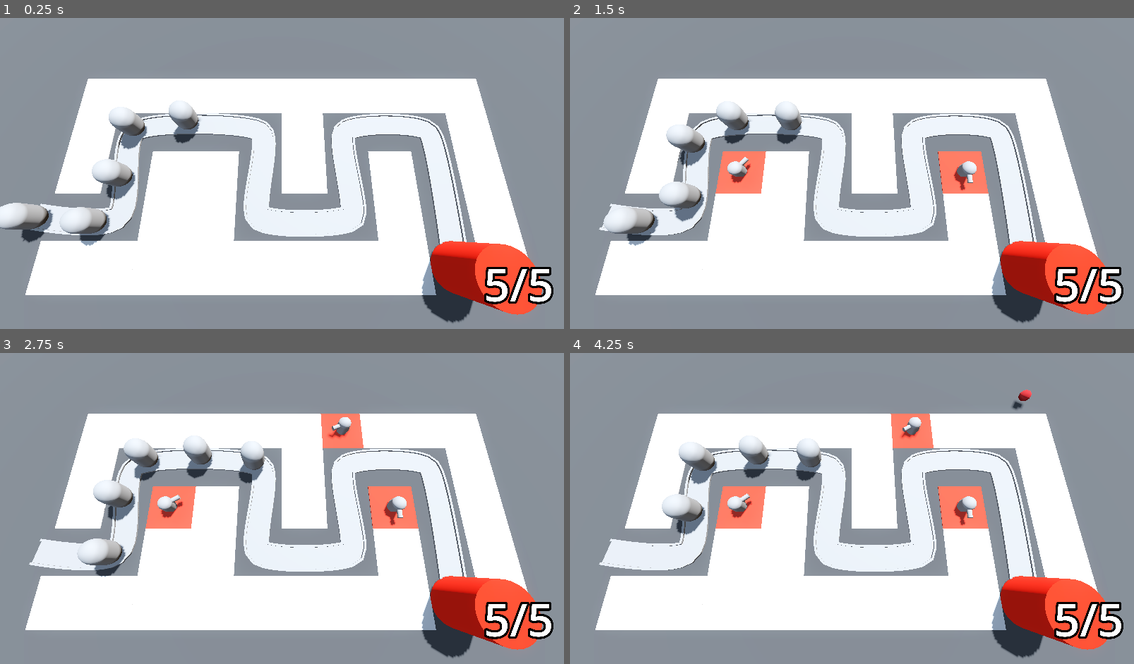
Above: before the commit, frames 1-4 (two rows, left to right).
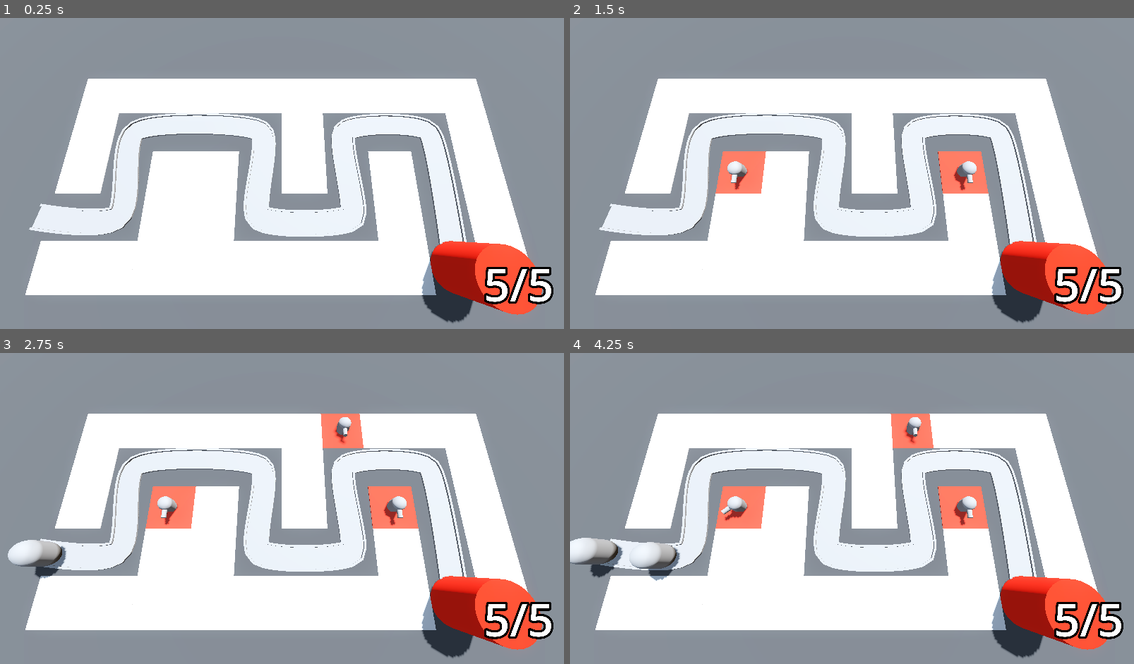
Above: after the commit, the same moments.

Repository: Bzparkes/BarbarianBlaster
Game: Godot game, scene res://BaseLevel.tscn
Two runs of this game, one before a commit and one after it. Both use one fixed random seed, a clock stepped at 60 frames per second and the inputs below.
Inputs (mouse positions are in pixels of both pictures, inside the frame that each line leads up to):
- Up to frame 1 (0.25 s): no input
- Up to frame 2 (1.5 s): move the mouse to (976, 161) at 0.52 s; press the mouse at (976, 161) at 0.53 s; move the mouse to (739, 192) at 1.27 s; release the mouse at (739, 192) at 1.28 s; click (739, 192) at 1.35 s
- Up to frame 3 (2.75 s): move the mouse to (338, 440) at 2.02 s; press the mouse at (338, 440) at 2.03 s
- Up to frame 4 (4.25 s): move the mouse to (823, 573) at 2.77 s; release the mouse at (823, 573) at 2.78 s; click (823, 573) at 2.85 s; move the mouse to (1021, 558) at 3.52 s; press the mouse at (1021, 558) at 3.53 s

The runs differ from the first frame. In frame 1, 2.9% of the frame differs, in the area x 0-36%, y 27-74%; in frame 2, 2.7%; in frame 3, 3.5%; in frame 4, 3.5%, in the area x 0-82%, y 11-74%.

Commit message:
Added in dynamic enemy spawning on timer

Diff:
--- a/BaseLevel.tscn
+++ b/BaseLevel.tscn
@@ -1,9 +1,10 @@
-[gd_scene load_steps=12 format=3 uid="uid://07b0w8wg0t3d"]
+[gd_scene load_steps=13 format=3 uid="uid://07b0w8wg0t3d"]
 
 [ext_resource type="PackedScene" uid="uid://cgepsgj0dutey" path="res://RayPickerCamera/ray_picker_camera.tscn" id="1_knq2t"]
 [ext_resource type="MeshLibrary" uid="uid://016mydobghxt" path="res://MeshLibraries/SpaceLibrary.tres" id="1_lvb7b"]
 [ext_resource type="PackedScene" uid="uid://cedg4p1ktt00c" path="res://Enemy/enemy.tscn" id="2_5x8ra"]
 [ext_resource type="PackedScene" uid="uid://b6a3tfb71rtov" path="res://Base/base.tscn" id="3_o2j4u"]
+[ext_resource type="Script" uid="uid://djgitihn64ruj" path="res://enemy_path.gd" id="3_ufkdr"]
 [ext_resource type="Script" uid="uid://bsjogxvyjj8tp" path="res://turret_manager.gd" id="5_cwwxe"]
 [ext_resource type="PackedScene" uid="uid://d01unib15e15u" path="res://Turret/turret.tscn" id="6_ufkdr"]
 
@@ -58,10 +59,12 @@
 }
 metadata/_editor_floor_ = Vector3(0, 0, 0)
 
-[node name="Path3D" type="Path3D" parent="."]
+[node name="EnemyPath" type="Path3D" parent="."]
 curve = SubResource("Curve3D_lvb7b")
+script = ExtResource("3_ufkdr")
+enemy_scene = ExtResource("2_5x8ra")
 
-[node name="Road" type="CSGPolygon3D" parent="Path3D"]
+[node name="Road" type="CSGPolygon3D" parent="EnemyPath"]
 polygon = PackedVector2Array(-1, 0, -1, 0.01, 1, 0.01, 1, 0)
 mode = 2
 path_node = NodePath("..")
@@ -75,7 +78,7 @@
 path_u_distance = 1.0
 path_joined = false
 
-[node name="LeftEdge" type="CSGPolygon3D" parent="Path3D"]
+[node name="LeftEdge" type="CSGPolygon3D" parent="EnemyPath"]
 polygon = PackedVector2Array(-1.1, 0, -1.1, 0.15, -0.9, 0.15, -0.9, 0)
 mode = 2
 path_node = NodePath("..")
@@ -89,7 +92,7 @@
 path_u_distance = 1.0
 path_joined = false
 
-[node name="RightEdge" type="CSGPolygon3D" parent="Path3D"]
+[node name="RightEdge" type="CSGPolygon3D" parent="EnemyPath"]
 polygon = PackedVector2Array(0.9, 0, 0.9, 0.15, 1.1, 0.15, 1.1, 0)
 mode = 2
 path_node = NodePath("..")
@@ -103,24 +106,9 @@
 path_u_distance = 1.0
 path_joined = false
 
-[node name="Enemy1" parent="Path3D" instance=ExtResource("2_5x8ra")]
-transform = Transform3D(-0.1643964, 0, -0.98637784, 0, 1, 0, 0.98637784, 0, -0.1643964, -21, 0, 6)
-
-[node name="Enemy2" parent="Path3D" instance=ExtResource("2_5x8ra")]
-transform = Transform3D(0.017463757, 0, -0.9998298, 0, 1, 0, 0.9998298, 0, 0.017463757, -16.024893, 0, 6.4424577)
-progress = 5.0
-
-[node name="Enemy3" parent="Path3D" instance=ExtResource("2_5x8ra")]
-transform = Transform3D(0.9890642, 0, 0.14737478, 0, 1, 0, -0.14737478, 0, 0.9890642, -13.901621, 0, 3.1774073)
-progress = 10.0
-
-[node name="Enemy4" parent="Path3D" instance=ExtResource("2_5x8ra")]
-transform = Transform3D(0.890293, 0, -0.45535228, 0, 1, 0, 0.45535228, 0, 0.890293, -14.166922, 0, -1.7643665)
-progress = 15.0
-
-[node name="Enemy5" parent="Path3D" instance=ExtResource("2_5x8ra")]
-transform = Transform3D(0.029546166, 0, -0.9995458, 0, 1, 0, 0.9995458, 0, 0.029546166, -9.416761, 0, -2.8104439)
-progress = 20.0
+[node name="Timer" type="Timer" parent="EnemyPath"]
+wait_time = 2.0
+autostart = true
 
 [node name="Base" parent="." instance=ExtResource("3_o2j4u")]
 transform = Transform3D(1, 0, 0, 0, 1, 0, 0, 0, 1, 14, 0, 10)
@@ -128,4 +116,6 @@
 [node name="TurretManager" type="Node3D" parent="." node_paths=PackedStringArray("enemy_path")]
 script = ExtResource("5_cwwxe")
 turret = ExtResource("6_ufkdr")
-enemy_path = NodePath("../Path3D")
+enemy_path = NodePath("../EnemyPath")
+
+[connection signal="timeout" from="EnemyPath/Timer" to="EnemyPath" method="spawn_enemy"]
--- /dev/null
+++ b/enemy_path.gd
@@ -0,0 +1,7 @@
+extends Path3D
+
+@export var enemy_scene: PackedScene
+
+func spawn_enemy() -> void:
+	var new_enemy = enemy_scene.instantiate()
+	add_child(new_enemy)
Not shown, added: enemy_path.gd.uid
